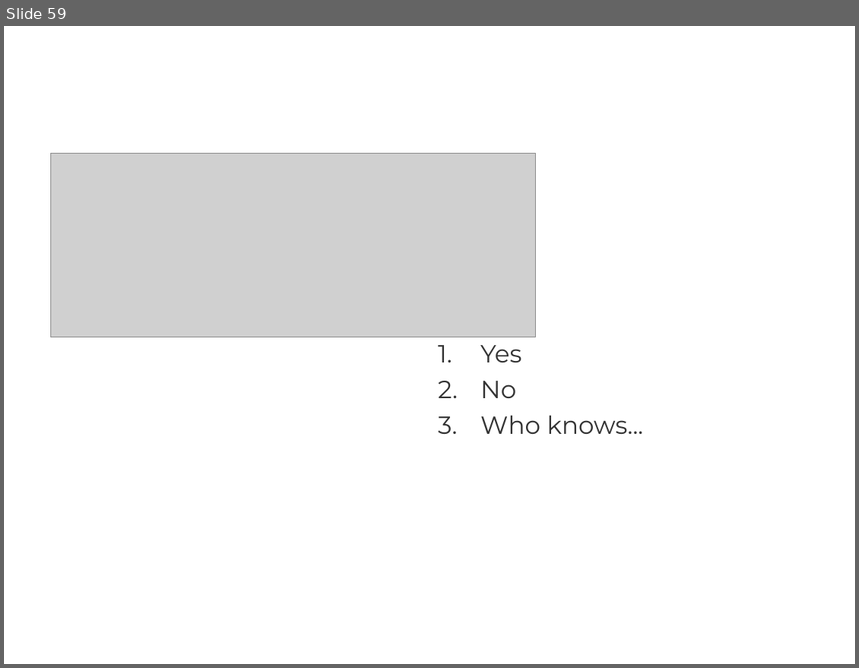
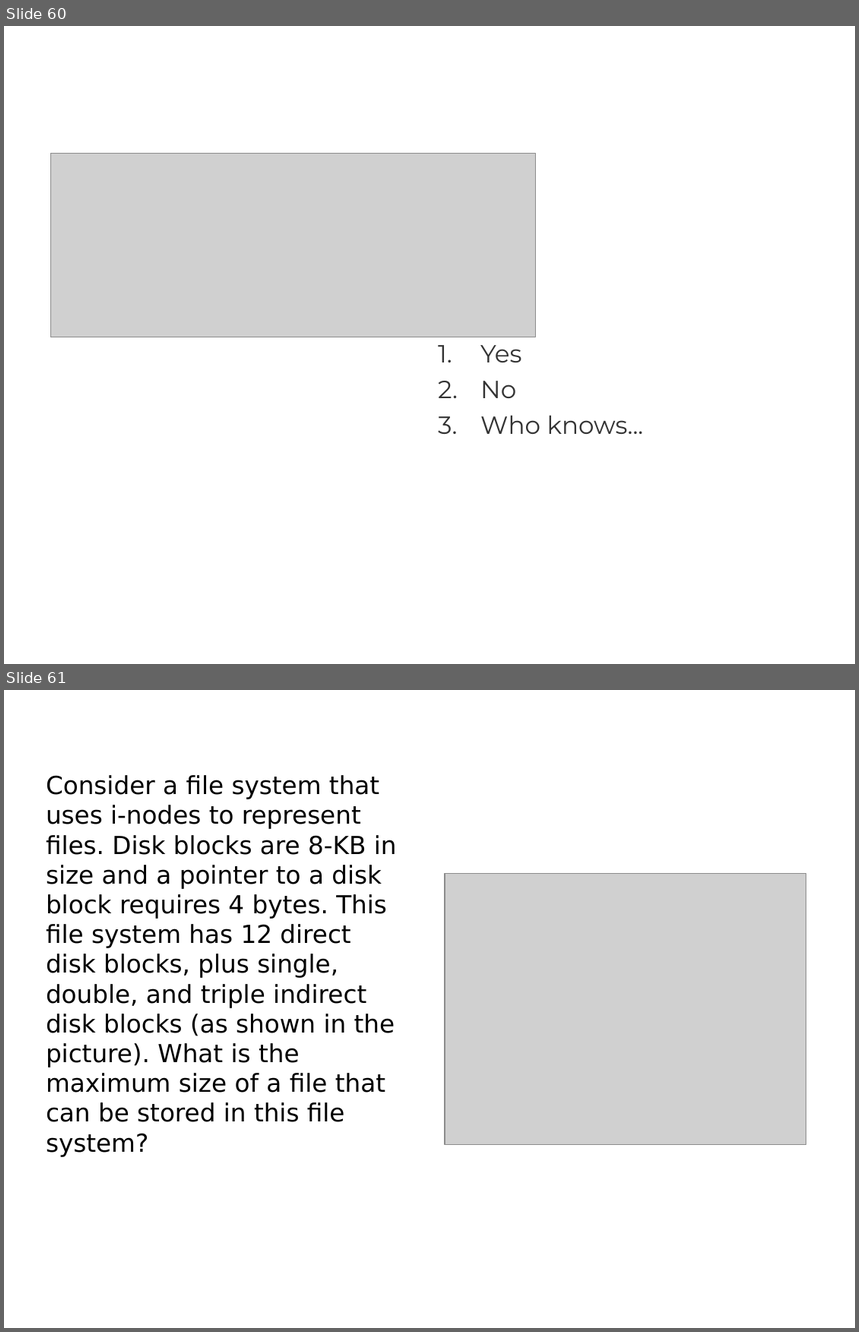
Before and after one commit to vincenzo-gulisano/os_material, a slide deck: slides/file_systems.pptx. Shown one above the other, each under a label of ours: slide 59 before the commit, slides 60 and 61 after it. The pictures are 859x668 and 859x1332 pixels, drawn with LibreOffice and Linux fonts; fonts in the diff are those of the drawing; grey boxes stand for pictures. Boxes give left, top, right and bottom in pixels: in the first picture for what was removed or moved away, otherwise in the second. Text is boxed around its words. In the diff, an @@ line names an element or a change of style, - is before the commit and + after.

Commit message:
changed logo, moved exercises, updated overview for lecture on file systems

```diff
--- a/slides/file_systems.pptx
+++ b/slides/file_systems.pptx
@@ slide 61 added at [4,690,855,1328], background #FFFFFF @@
@@ text added at [46,775,397,1157], 21 pt, text #000000 @@
+Consider a file system that uses i-nodes to represent files. Disk blocks are 8-KB in size and a pointer to a disk block requires 4 bytes. This file system has 12 direct disk blocks, plus single, double, and triple indirect disk blocks (as shown in the picture). What is the maximum size of a file that can be stored in this file system?
@@ picture added at [445,874,806,1145] @@
@@ what was slide 59 is now slide 60 @@
```
Also in this commit, not shown: 1 slide changed, 3 other slides added, 2 other files.
